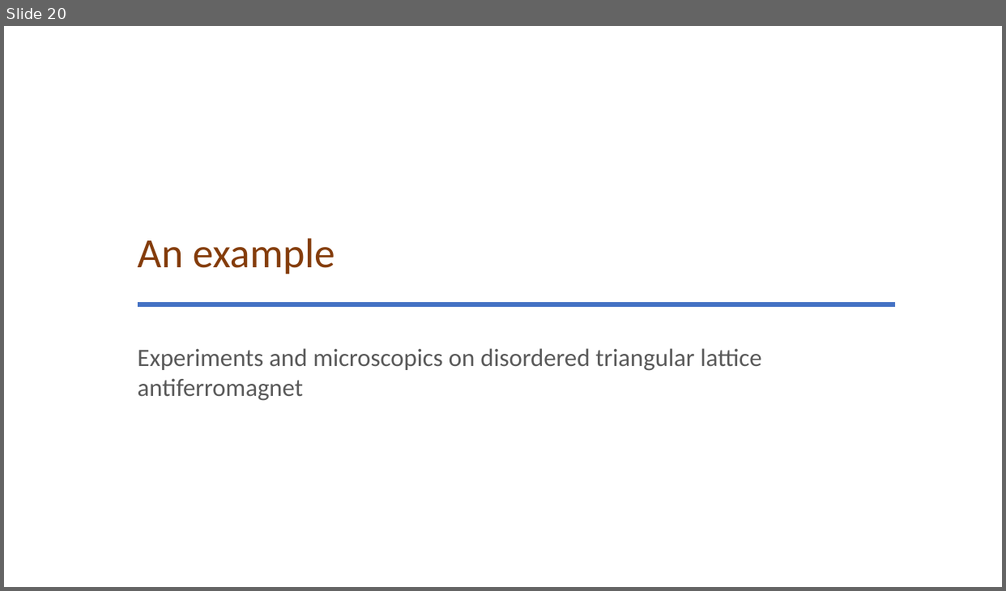
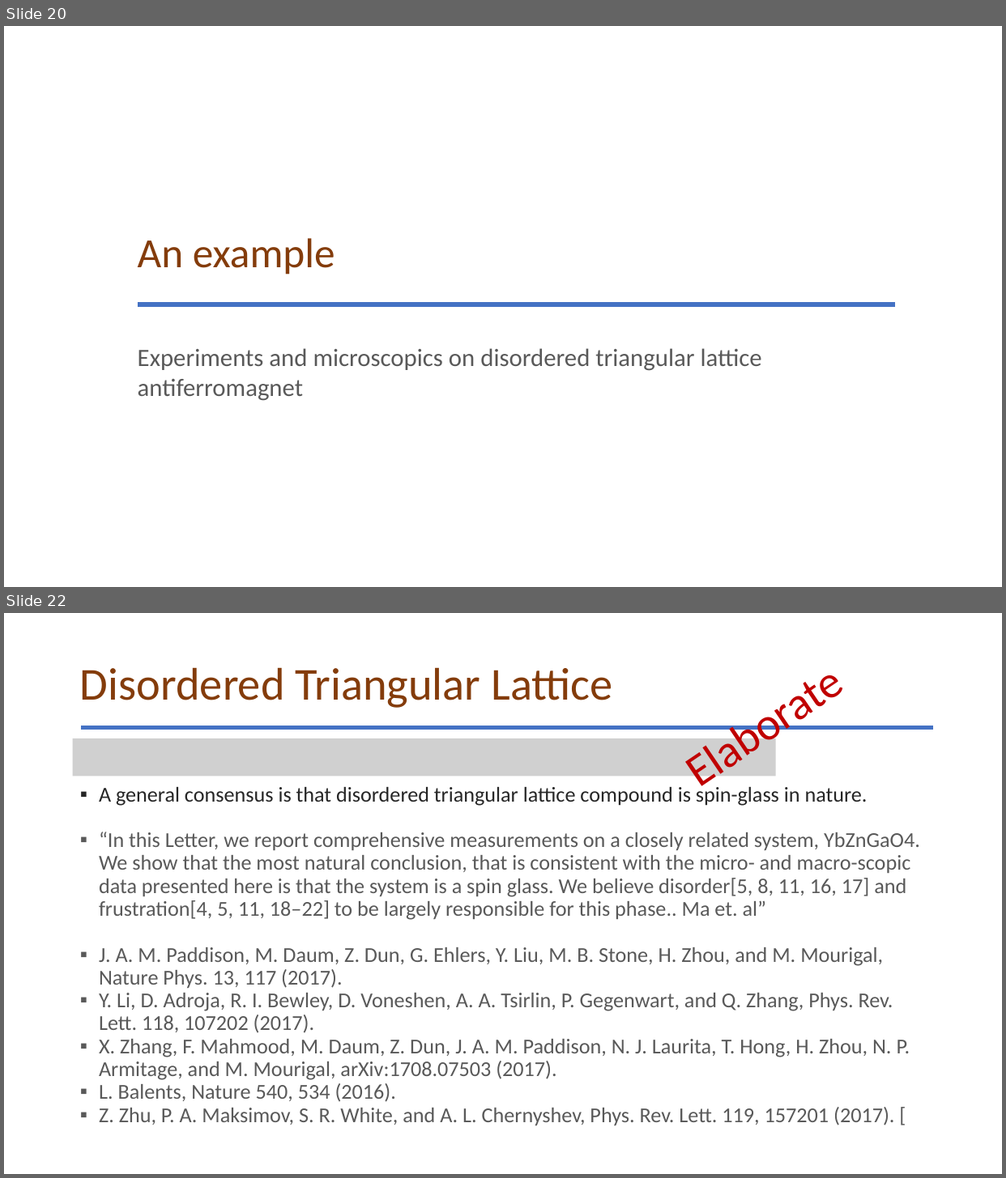
Before and after one commit to glacieant/disordered_triangular_swt, a slide deck: talk/disordered_non-collinear_magnet.pptx. Shown one above the other, each under a label of ours: slide 20 before the commit, slides 20 and 22 after it; the slides between them are not shown. The pictures are 1006x591 and 1006x1178 pixels, drawn with LibreOffice and Linux fonts; fonts in the diff are those of the drawing; grey boxes stand for pictures. Boxes give left, top, right and bottom in pixels: in the first picture for what was removed or moved away, otherwise in the second. Text is boxed around its words. In the diff, an @@ line names an element or a change of style, - is before the commit and + after.

```diff
--- a/talk/disordered_non-collinear_magnet.pptx
+++ b/talk/disordered_non-collinear_magnet.pptx
@@ slide 22 added at (4,613,1002,1174), background #FFFFFF @@
@@ text added at (666,642,861,803), 44 pt, text #C00000 @@
+Elaborate
@@ title added at (80,667,612,708), 44 pt, text #843C0B @@
+Disordered Triangular Lattice
@@ line added from (81, 727) to (934, 727), #4472C4 4.5 pt @@
@@ picture added at (73,739,777,776) @@
@@ text added at (99,784,920,1126), 20.4 pt, text #595959 @@
+▪ A general consensus is that disordered triangular lattice compound is spin-glass in nature.
+▪ “In this Letter, we report comprehensive measurements on a closely related system, YbZnGaO4. We show that the most natural conclusion, that is consistent with the micro- and macro-scopic data presented here is that the system is a spin glass. We believe disorder[5, 8, 11, 16, 17] and frustration[4, 5, 11, 18–22] to be largely responsible for this phase.. Ma et. al”
+▪ J. A. M. Paddison, M. Daum, Z. Dun, G. Ehlers, Y. Liu, M. B. Stone, H. Zhou, and M. Mourigal, Nature Phys. 13, 117 (2017).
+▪ Y. Li, D. Adroja, R. I. Bewley, D. Voneshen, A. A. Tsirlin, P. Gegenwart, and Q. Zhang, Phys. Rev. Lett. 118, 107202 (2017).
+▪ X. Zhang, F. Mahmood, M. Daum, Z. Dun, J. A. M. Paddison, N. J. Laurita, T. Hong, H. Zhou, N. P. Armitage, and M. Mourigal, arXiv:1708.07503 (2017).
+▪ L. Balents, Nature 540, 534 (2016).
+▪ Z. Zhu, P. A. Maksimov, S. R. White, and A. L. Chernyshev, Phys. Rev. Lett. 119, 157201 (2017). [
```
Also in this commit, not shown: 6 slides changed, 4 other slides added, 5 other files.
